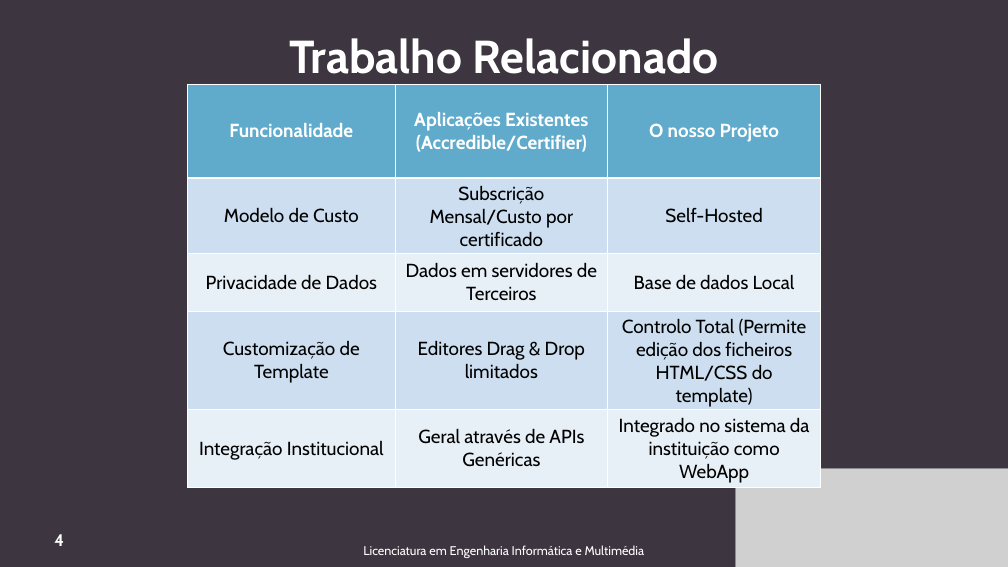
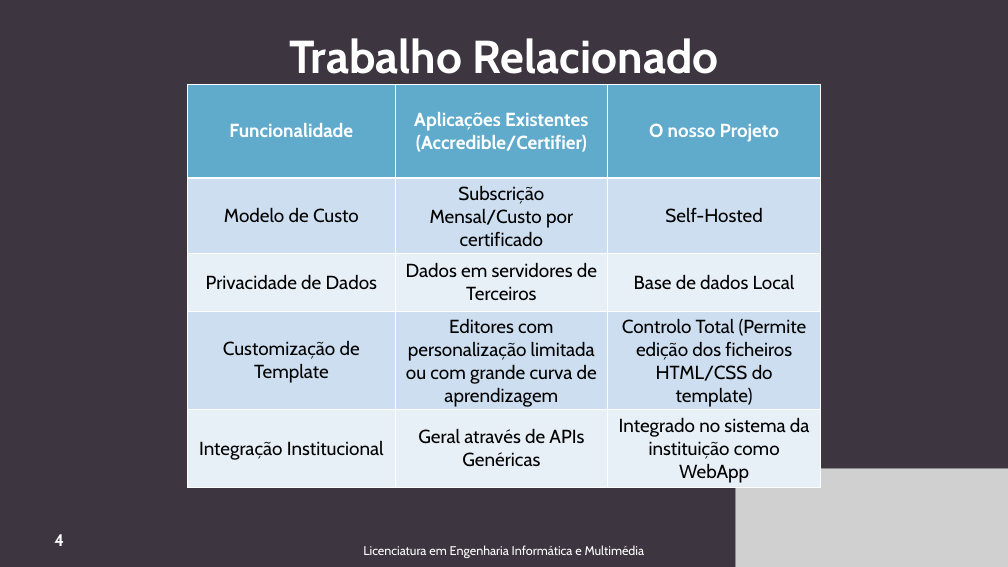
Before and after one commit to Emiwiana/Sistema-para-gera-o-autom-tica-de-Certificados-de-Curso, a slide deck: slide 4 of Planeamento/FEIM/ApresentacaoFeim_Proj41.pptx. Drawn at 1008x567 pixels with LibreOffice and Linux fonts; fonts in the diff are those of the drawing; grey boxes stand for pictures. Boxes give left, top, right and bottom in pixels: in the first picture for what was removed or moved away, otherwise in the second. Text is boxed around its words. In the diff, an @@ line names an element or a change of style, - is before the commit and + after.

```diff
--- a/Planeamento/FEIM/ApresentacaoFeim_Proj41.pptx
+++ b/Planeamento/FEIM/ApresentacaoFeim_Proj41.pptx
@@ table at bbox=[188, 85, 820, 488] @@
-row 4, column 2: Editores Drag & Drop limitados
+row 4, column 2: Editores com personalização limitada ou com grande curva de aprendizagem
```
Also in this commit, not shown: 5 other slides changed, 1 slide added.
